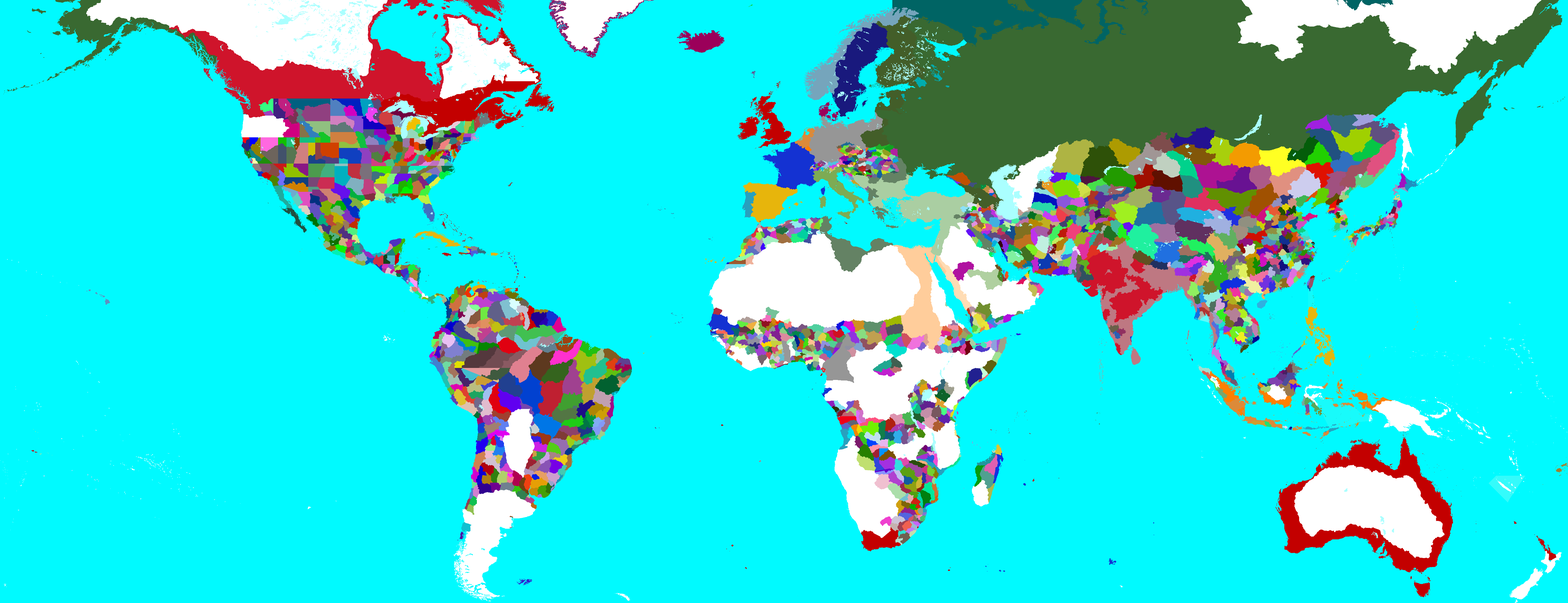
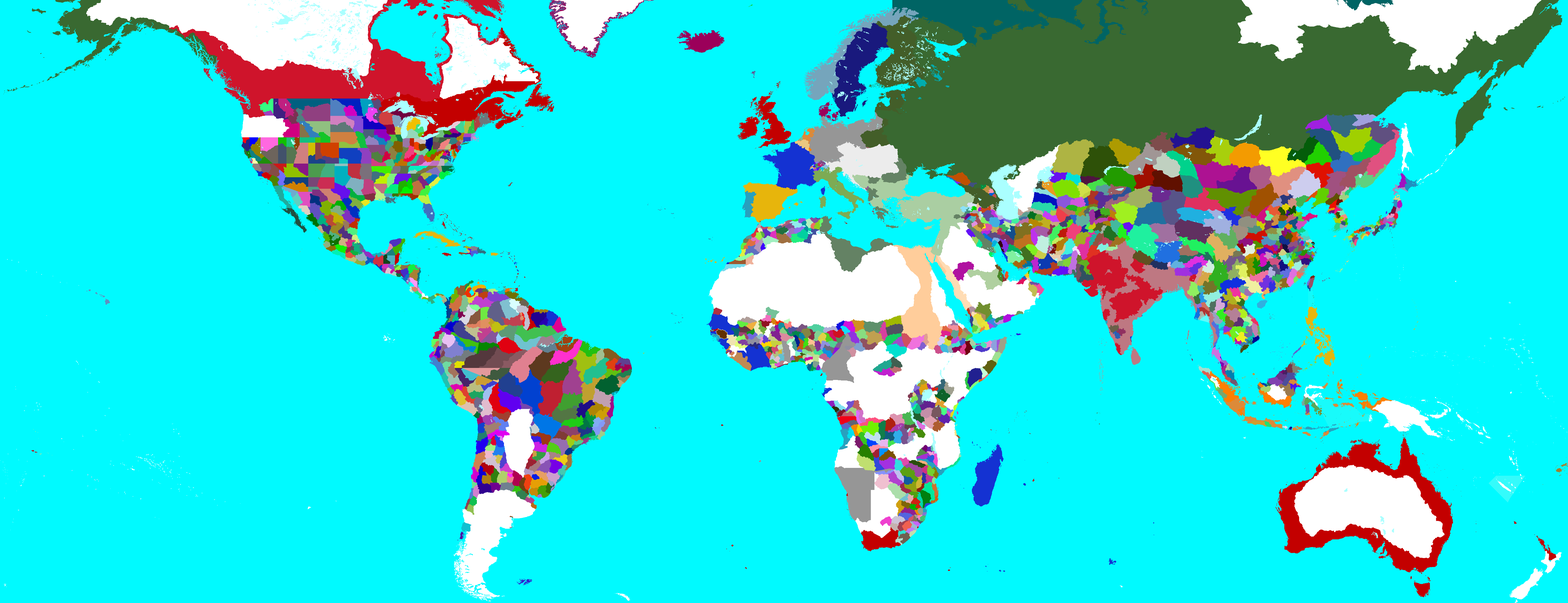
Layered file, before and after one edit (1568px x 603px). Changes by layer:
added layer "Belgium" in group "Colonizers" over [794, 139, 810, 152]
painted on "France" (2nd of 2, in "Colonizers" › "France") over [712, 322, 1002, 468]
painted on "Bourbon France" over [712, 322, 1002, 468]
added group "Austria" (1st of 2, in "Colonizers") with 1 layers in group "Colonizers" over [825, 141, 900, 192]
added layer "Austria" (2nd of 2, in "Colonizers" › "Austria") in group "Austria" over [825, 141, 900, 192]
added group "Ivory Coast" with 3 layers in group "Colonies" over [744, 344, 772, 372]
added layer "Conqest" in group "Ivory Coast" over [744, 344, 770, 370]
added group "Namibia" with 3 layers in group "Colonies" over [834, 466, 894, 523]
added layer "Walvis Bay" in group "Namibia" over [846, 493, 853, 520]
added layer "Namibian core" in group "Namibia" over [834, 466, 875, 523]
added group "Guinea" with 4 layers in group "Colonies" over [715, 328, 749, 358]
added layer "Jallon Imanate expansion" in group "Guinea" over [715, 328, 738, 347]
added group "Madagascar" with 6 layers in group "Colonies" over [971, 443, 1004, 507]
added layer "Anexation" in group "Madagascar" over [971, 443, 1004, 507]
added layer "Expedition" in group "Madagascar" over [971, 443, 1004, 507]
added layer "Nosy Be" in group "Madagascar" over [991, 443, 1003, 456]
added layer "South Deserts" in group "Madagascar" over [971, 479, 989, 507]
added layer "Centralized Imerina" in group "Madagascar" over [974, 451, 1004, 503]
added group "Liberia - free country" with 4 layers in group "Colonies" over [729, 350, 755, 372]
added layer "Expansion" in group "Liberia - free country" over [729, 350, 754, 368]
added layer "Independence" in group "Liberia - free country" over [735, 358, 755, 372]
painted on "Comoros" over [960, 439, 992, 489]
painted on "Template" over [763, 322, 776, 338]
…and 22 more changes (14 added, 3 painted, 1 renamed, 5 stack)